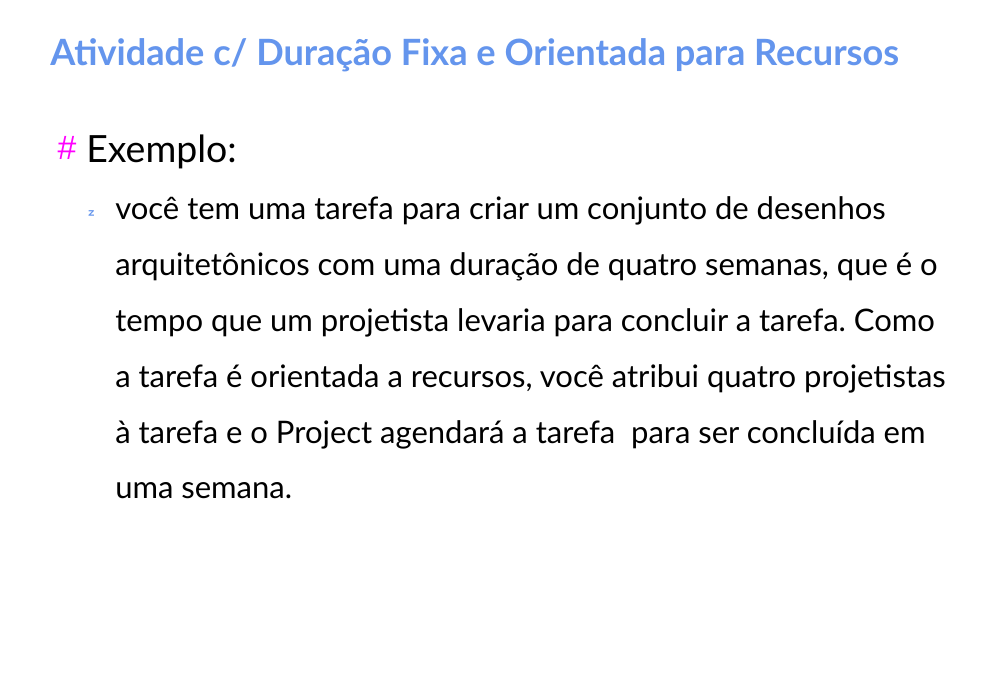
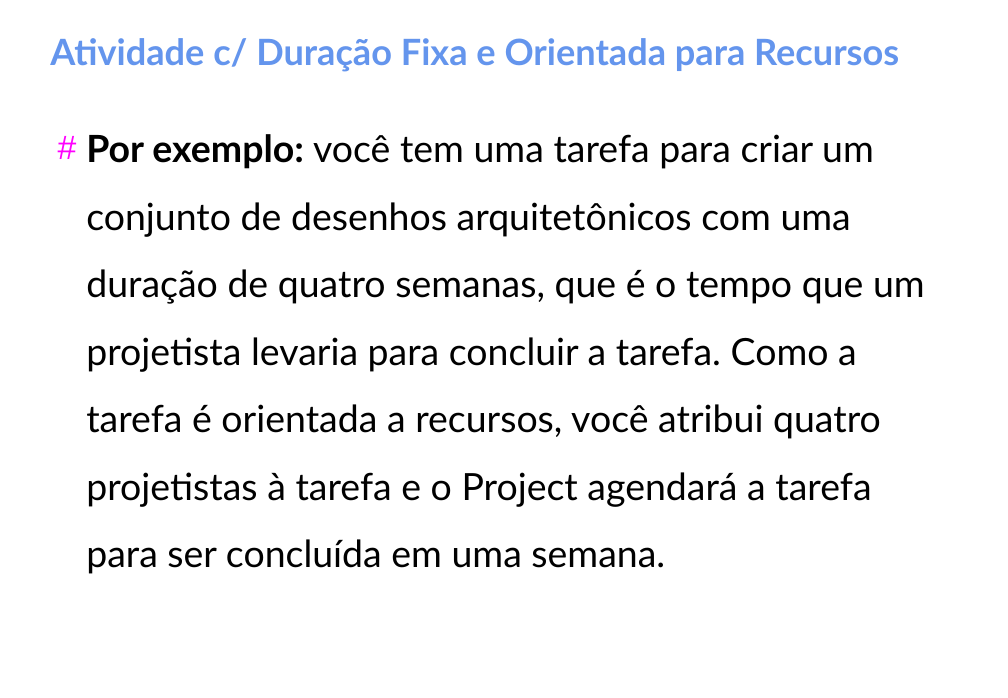
Before and after one commit to gomesluiz/gestao-de-projetos, a slide deck: slide 31 of aulas/project-aula-02.odp (slide 30 before the commit). Drawn at 1008x698 pixels with LibreOffice and Linux fonts; fonts in the diff are those of the drawing. Boxes give left, top, right and bottom in pixels: in the first picture for what was removed or moved away, otherwise in the second. Text is boxed around its words. In the diff, an @@ line names an element or a change of style, - is before the commit and + after.

```diff
--- a/aulas/project-aula-02.odp
+++ b/aulas/project-aula-02.odp
@@ text at <box>86,134,925,574</box>: text changed; size 24 to 29 pt @@
-# Exemplo:
-   você tem uma tarefa para criar um conjunto de desenhos arquitetônicos com uma duração de quatro semanas, que é o tempo que um projetista levaria para concluir a tarefa. Como a tarefa é orientada a recursos, você atribui quatro projetistas à tarefa e o Project agendará a tarefa para ser concluída em uma semana.
+# Por exemplo: você tem uma tarefa para criar um conjunto de desenhos arquitetônicos com uma duração de quatro semanas, que é o tempo que um projetista levaria para concluir a tarefa. Como a tarefa é orientada a recursos, você atribui quatro projetistas à tarefa e o Project agendará a tarefa para ser concluída em uma semana.
```
Also in this commit, not shown: 31 other slides changed, 2 slides added, 13 slides removed, 3 other files.
